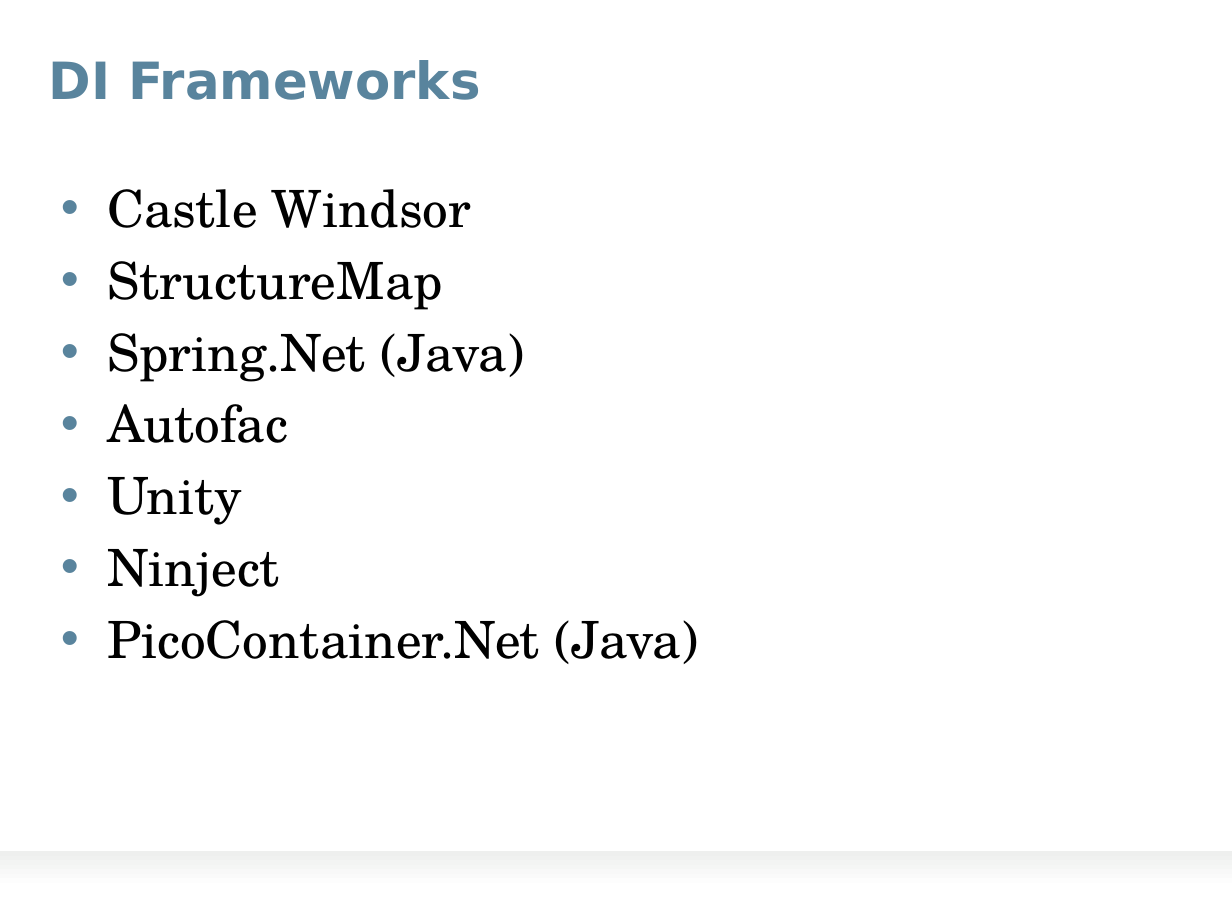
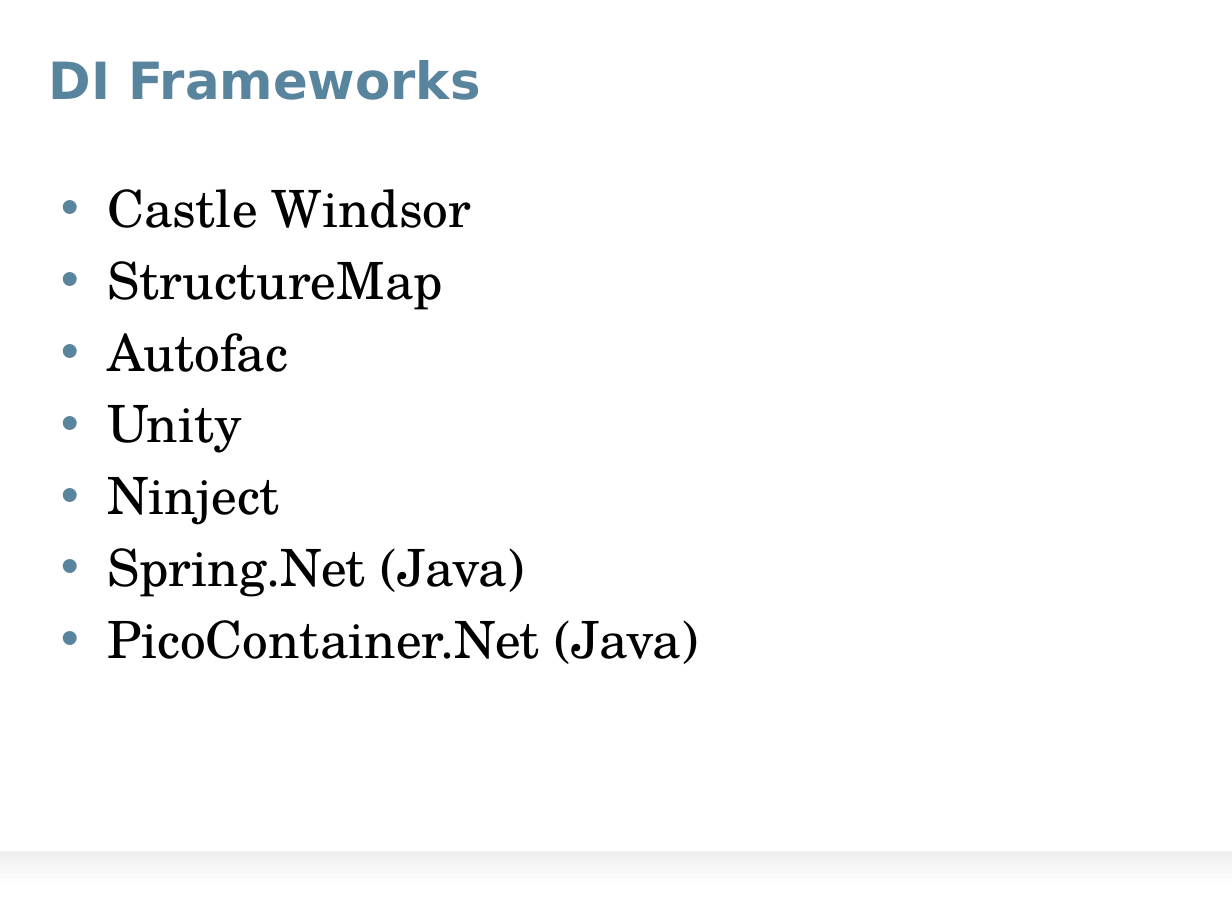
Before and after one commit to VirtueMe/BouvetIoCPresentasjon, a slide deck: slide 11 of Foredrag Bouvet - Inversion of Control.pptx. Drawn at 1232x924 pixels with LibreOffice and Linux fonts; fonts in the diff are those of the drawing; background and template pictures are left out. Boxes give left, top, right and bottom in pixels: in the first picture for what was removed or moved away, otherwise in the second. Text is boxed around its words. In the diff, an @@ line names an element or a change of style, - is before the commit and + after.

```diff
--- a/Foredrag Bouvet - Inversion of Control.pptx
+++ b/Foredrag Bouvet - Inversion of Control.pptx
@@ text at <box>107,333,525,382</box>: paragraph removed @@
-• Spring.Net (Java)
@@ text at <box>107,548,525,597</box>: paragraph added @@
+• Spring.Net (Java)
```
Also in this commit, not shown: 1 slide added.
